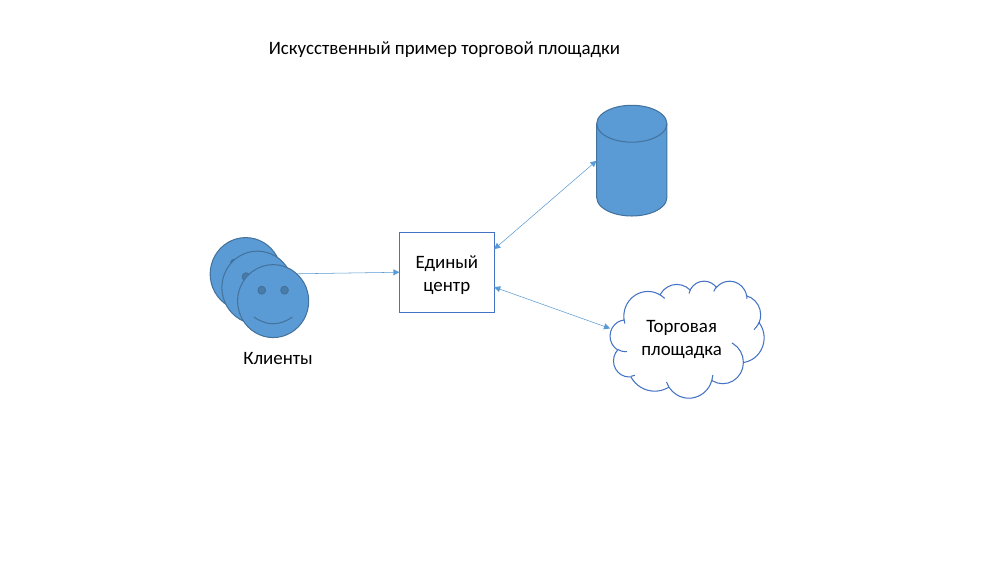
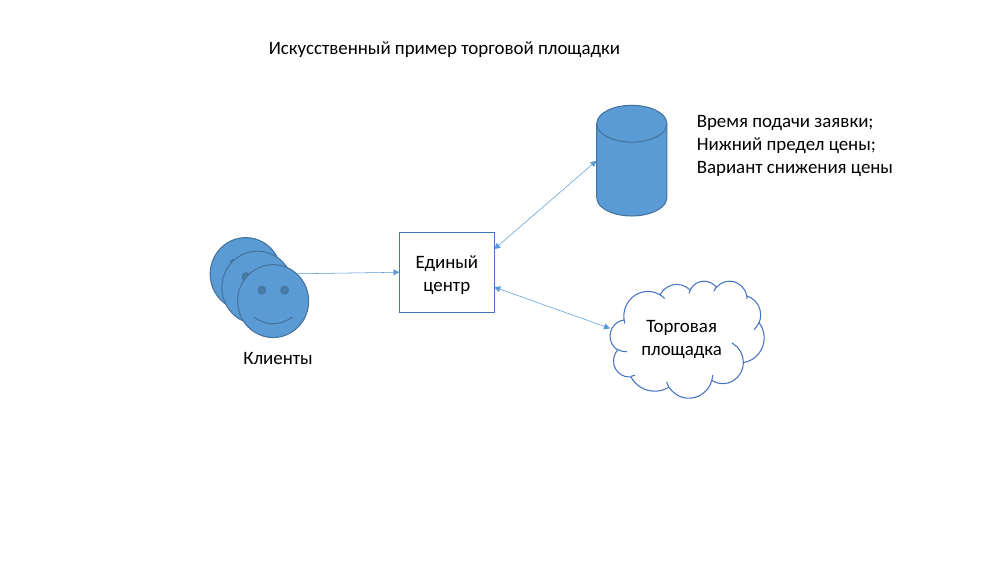
Before and after one commit to maximkosheev/study-webflux-trader-platform, a slide deck: slide 6 of doc/webflux.pptx. Drawn at 1008x567 pixels with LibreOffice and Linux fonts; fonts in the diff are those of the drawing. Boxes give left, top, right and bottom in pixels: in the first picture for what was removed or moved away, otherwise in the second. Text is boxed around its words. In the diff, an @@ line names an element or a change of style, - is before the commit and + after.

```diff
--- a/doc/webflux.pptx
+++ b/doc/webflux.pptx
@@ text added at bbox=[697, 115, 893, 176], 18 pt, text #000000 @@
+Время подачи заявки;
+Нижний предел цены;
+Вариант снижения цены
```
Also in this commit, not shown: 2 slides added.
